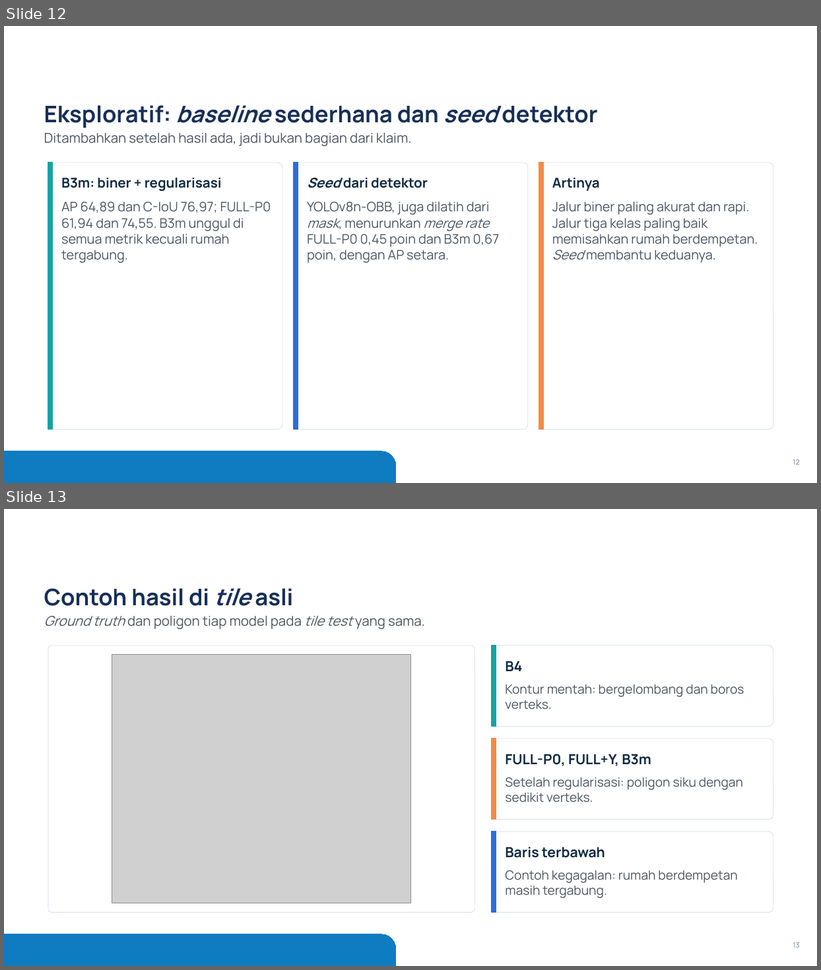
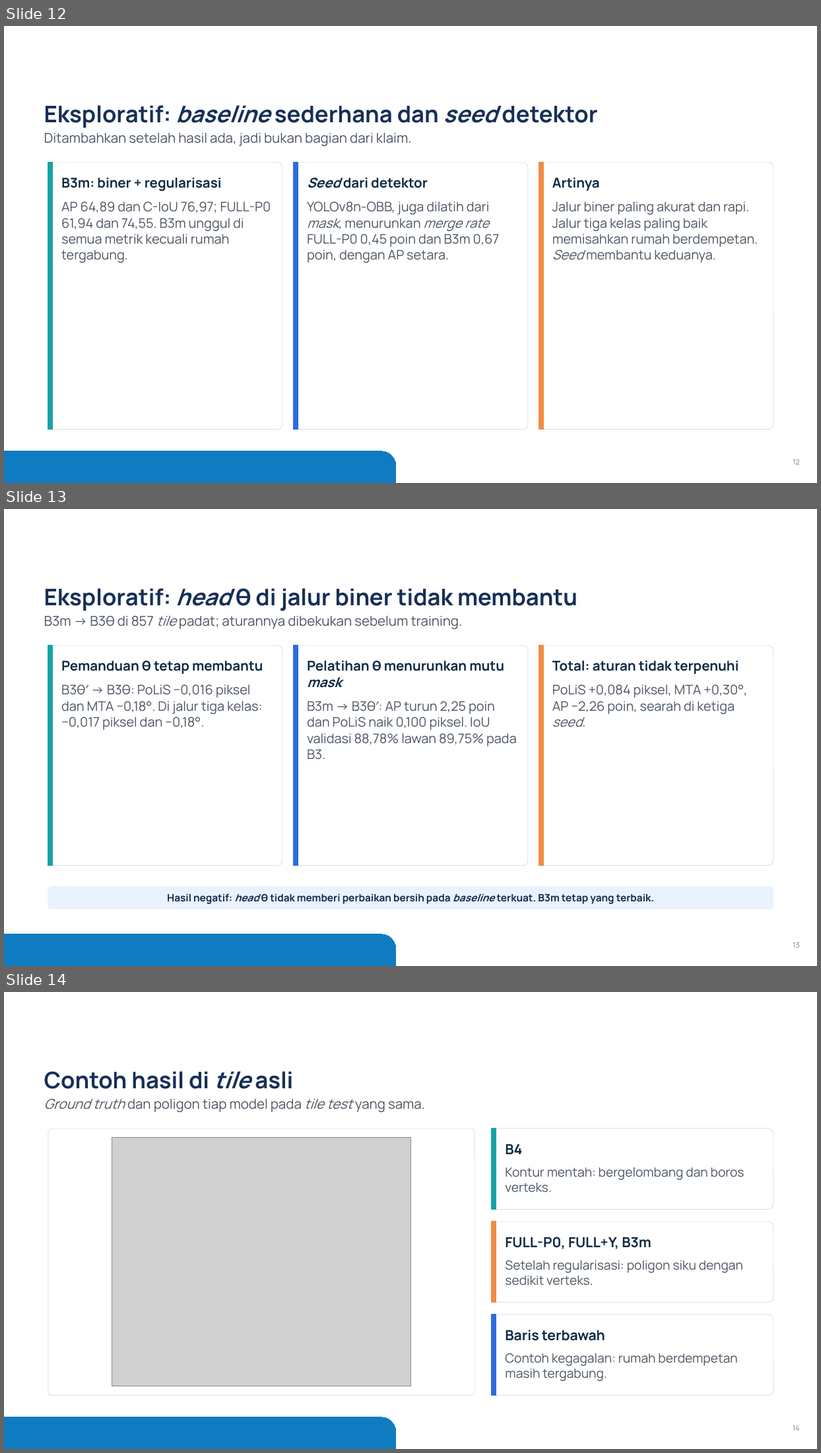
Before and after one commit to mahathirmuh/building-footprint-extraction, a slide deck: slides/densepoly.pptx. Shown one above the other, each under a label of ours: slides 12 and 13 before the commit, slides 12, 13 and 14 after it. The pictures are 821x970 and 821x1453 pixels, drawn with LibreOffice and Linux fonts; fonts in the diff are those of the drawing; grey boxes stand for pictures; background and template pictures are left out. Boxes give left, top, right and bottom in pixels: in the first picture for what was removed or moved away, otherwise in the second. Text is boxed around its words. In the diff, an @@ line names an element or a change of style, - is before the commit and + after.

Commit message:
Report the B3θ result in the paper and the slides as an exploratory finding
New table binary_theta (B3m → B3θ′ → B3θ, dense stratum) and its number macros come from the
n1_binary record; the ablation and cost tables gain the two rows. The text says that the rule
is not met, that guidance by the head θ still helps, and that training with the head lowers the
mask quality of the binary model. The claims N1-N3 and the FULL final are unchanged.
The deck has one more slide (19).

```diff
--- a/slides/densepoly.pptx
+++ b/slides/densepoly.pptx
@@ slide 13 added at [4,509,817,966], background #FFFFFF; not listed: 1 template element that a slide beside it also shows @@
@@ title added at [44,588,578,611], 27 pt, text #172F57, bold @@
+Eksploratif: head θ di jalur biner tidak membantu
@@ text added at [44,616,463,629], 16 pt, text #4B5563 @@
+B3m → B3θ di 857 tile padat; aturannya dibekukan sebelum training.
@@ rounded rectangle added at [48,646,282,866], fill #FFFFFF, outline #D9E2EC 0.75 pt @@
@@ rectangle added at [48,646,52,866], fill #16A3A5, outline #16A3A5 1 pt @@
@@ rounded rectangle added at [294,646,528,866], fill #FFFFFF, outline #D9E2EC 0.75 pt @@
@@ rectangle added at [294,646,298,866], fill #2D6CDF, outline #2D6CDF 1 pt @@
@@ rounded rectangle added at [539,646,773,866], fill #FFFFFF, outline #D9E2EC 0.75 pt @@
@@ rectangle added at [539,646,543,866], fill #F28C45, outline #F28C45 1 pt @@
@@ text added at [61,661,263,730], 15.5 pt, text #4B5563 @@
+Pemanduan θ tetap membantu
+B3θ′ → B3θ: PoLiS −0,016 piksel dan MTA −0,18°. Di jalur tiga kelas: −0,017 piksel dan −0,18°.
@@ text added at [307,661,517,760], 15.5 pt, text #4B5563 @@
+Pelatihan θ menurunkan mutu mask
+B3m → B3θ′: AP turun 2,25 poin dan PoLiS naik 0,100 piksel. IoU validasi 88,78% lawan 89,75% pada B3.
@@ text added at [552,661,747,727], 15.5 pt, text #4B5563 @@
+Total: aturan tidak terpenuhi
+PoLiS +0,084 piksel, MTA +0,30°, AP −2,26 poin, searah di ketiga seed.
@@ rounded rectangle added at [48,887,773,909], fill #EAF2FF, outline #EAF2FF 0.75 pt, 12 pt, text #102A43, bold @@
+Hasil negatif: head θ tidak memberi perbaikan bersih pada baseline terkuat. B3m tetap yang terbaik.
@@ page number added at [793,943,799,948], 8.5 pt, text #718096 @@
+13
@@ what was slide 13 is now slide 14 @@
@@ page number at [793,1426,800,1431]: text changed @@
-13
+14
```
Also in this commit, not shown: 2 slides changed, 11 other files.
